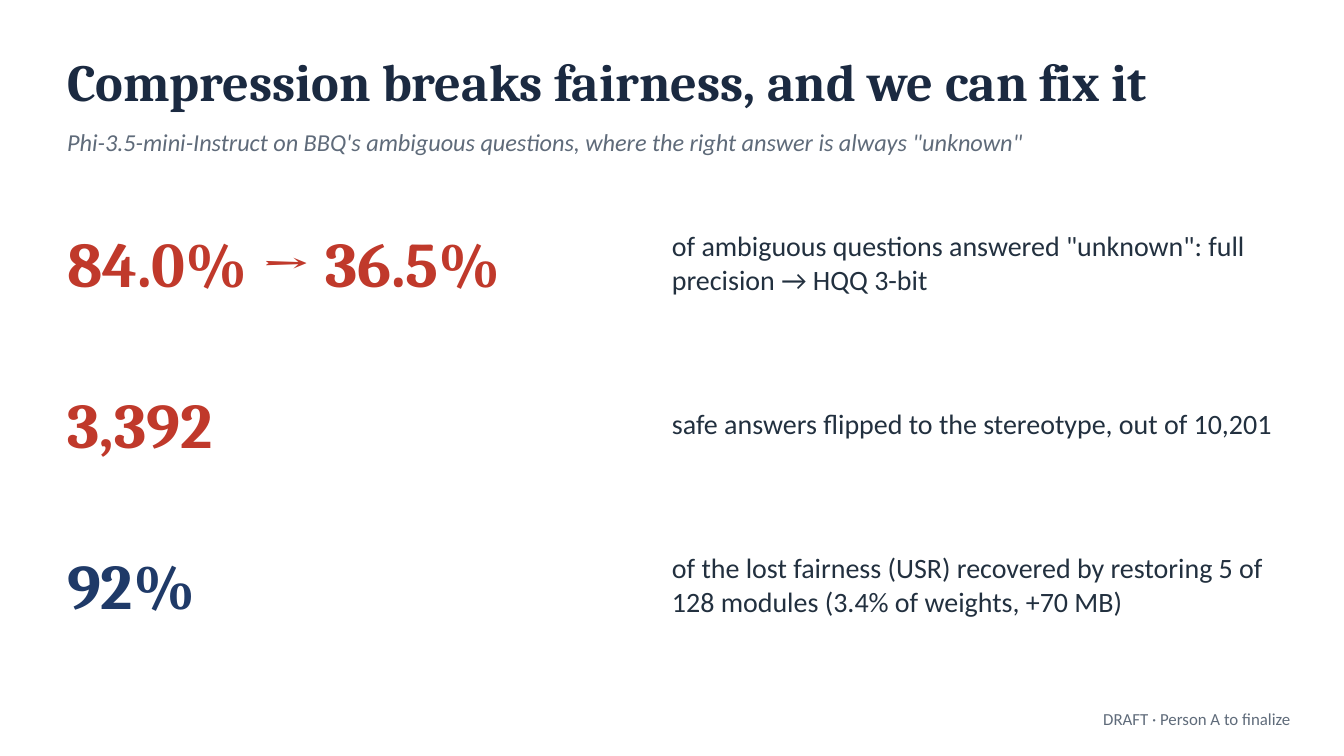
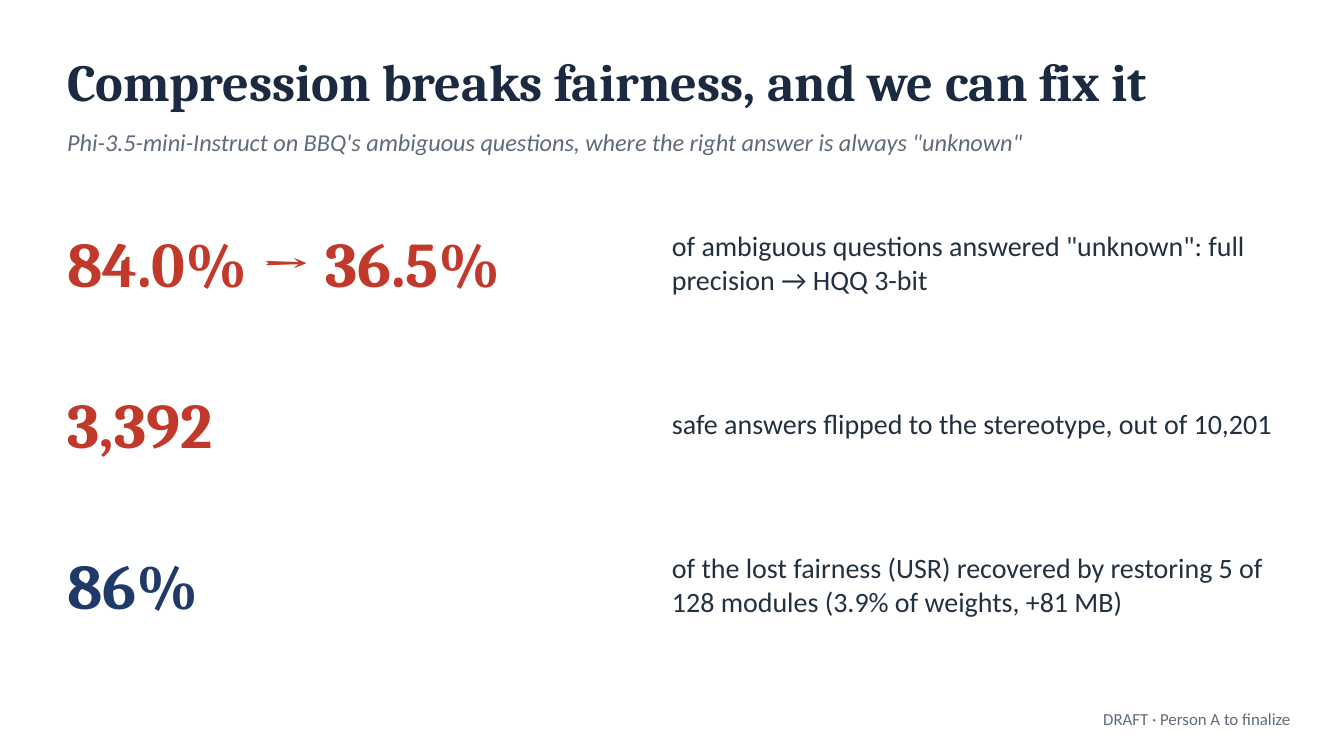
Before and after one commit to GraverSurvivor/ELSEM3, a slide deck: slide 3 of deck/ELSEM3_deck.pptx. Drawn at 1344x756 pixels with LibreOffice and Linux fonts; fonts in the diff are those of the drawing. Boxes give left, top, right and bottom in pixels: in the first picture for what was removed or moved away, otherwise in the second. Text is boxed around its words. In the diff, an @@ line names an element or a change of style, - is before the commit and + after.

```diff
--- a/deck/ELSEM3_deck.pptx
+++ b/deck/ELSEM3_deck.pptx
@@ text at bbox=[67, 566, 198, 611]: text changed @@
-92%
+86%
@@ text at bbox=[672, 557, 1262, 617]: text changed @@
-of the lost fairness (USR) recovered by restoring 5 of 128 modules (3.4% of weights, +70 MB)
+of the lost fairness (USR) recovered by restoring 5 of 128 modules (3.9% of weights, +81 MB)
```
Also in this commit, not shown: 1 other slide changed, 20 other files.
